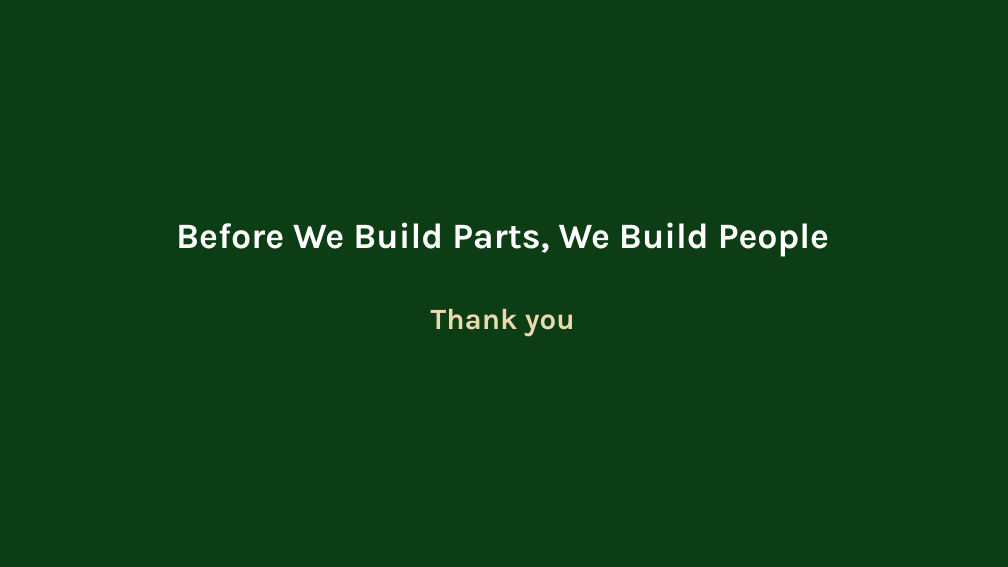
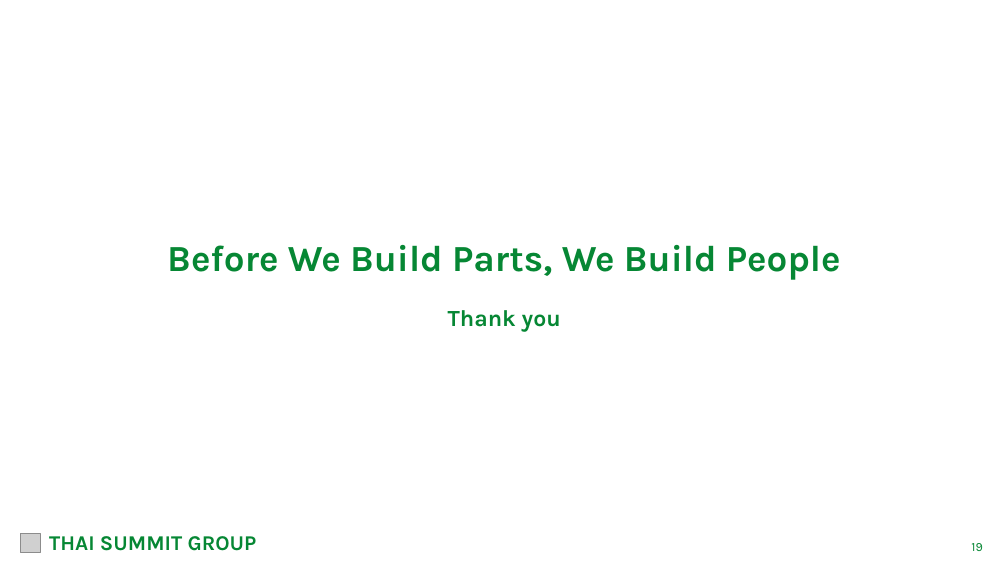
Before and after one commit to tsat4pd3-sketch/4Mmanagement, a slide deck: slide 19 of docs/meetings/TSAT_ESM_Department_Roadshow_2026-10.pptx. Drawn at 1008x567 pixels with LibreOffice and Linux fonts; fonts in the diff are those of the drawing; grey boxes stand for pictures. Boxes give left, top, right and bottom in pixels: in the first picture for what was removed or moved away, otherwise in the second. Text is boxed around its words. In the diff, an @@ line names an element or a change of style, - is before the commit and + after.

```diff
--- a/docs/meetings/TSAT_ESM_Department_Roadshow_2026-10.pptx
+++ b/docs/meetings/TSAT_ESM_Department_Roadshow_2026-10.pptx
@@ rectangle removed at (0,0,1008,567) @@
@@ text "Before We Build Parts, We ...": place and size @@
-text "Before We Build Parts, We ..." at (176,222,829,257)
+text "Before We Build Parts, We ..." at (167,245,841,280)
@@ text "Before We Build Parts, We ..." at (167,245,841,280): size 34 to 35 pt, text colour #FFFFFF to #068734 @@
@@ text "Thank you": place and size @@
-text "Thank you" at (431,309,575,336)
+text "Thank you" at (448,310,561,332)
@@ text "Thank you" at (448,310,561,332): size 28 to 22 pt, text colour #EBD9B0 to #068734 @@
@@ picture added at (20,533,40,553) @@
@@ text added at (49,536,257,551), 20 pt, text #068734, bold @@
+THAI SUMMIT GROUP
@@ text added at (971,543,982,551), 12 pt, text #068734 @@
+19
```
Also in this commit, not shown: 18 other slides changed, 13 other files.
